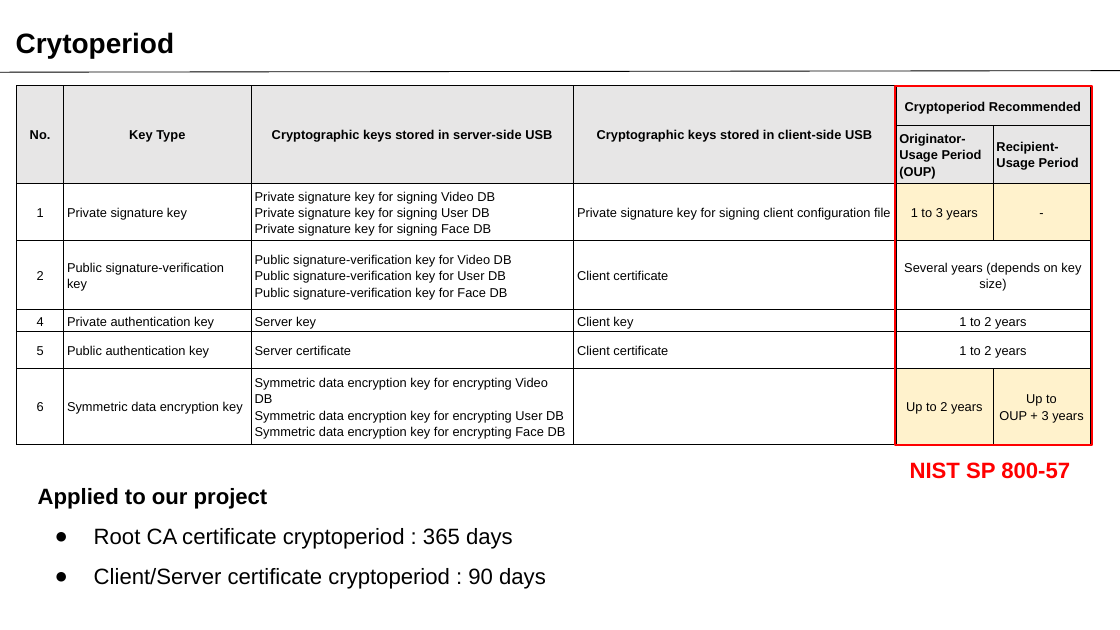
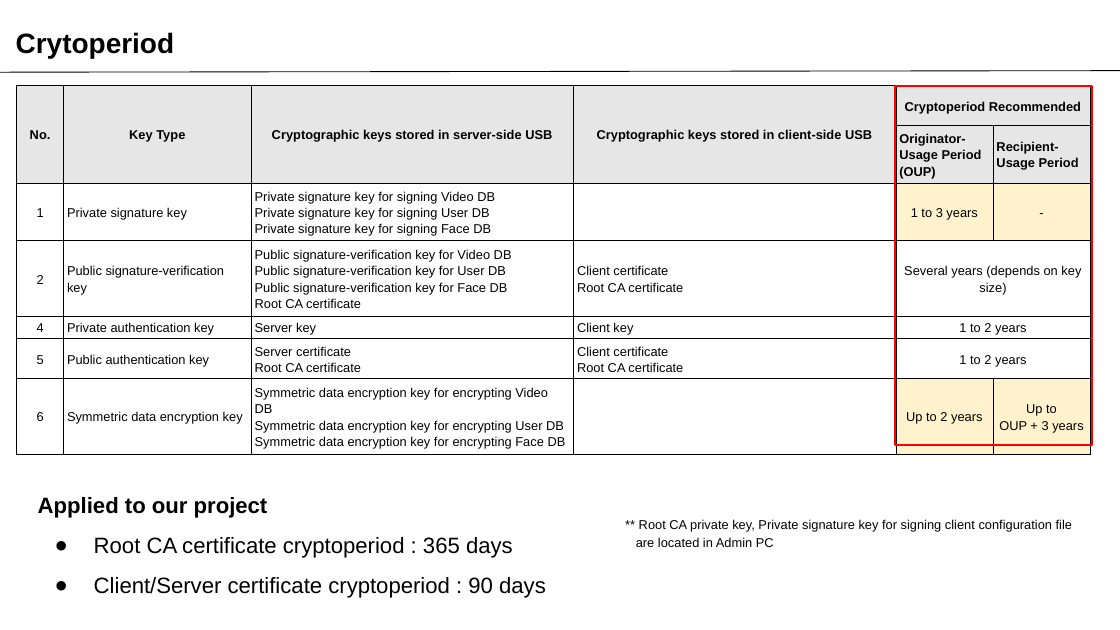
Before and after one commit to SWSS2021Team3/ProjectDocuments, a slide deck: slide 21 of Team3_Phase1_Presentation.pptx. Drawn at 1120x630 pixels with LibreOffice and Linux fonts; fonts in the diff are those of the drawing. Boxes give left, top, right and bottom in pixels: in the first picture for what was removed or moved away, otherwise in the second. Text is boxed around its words. In the diff, an @@ line names an element or a change of style, - is before the commit and + after.

Commit message:
project documents

```diff
--- a/Team3_Phase1_Presentation.pptx
+++ b/Team3_Phase1_Presentation.pptx
@@ table at [17,86,1091,453] @@
-row 3, column 4: Private signature key for signing client configuration file
+row 3, column 4: 
-row 4, column 3: Public signature-verification key for Video DB / Public signature-verification key for User DB / Public signature-verification key for Face DB
+row 4, column 3: Public signature-verification key for Video DB / Public signature-verification key for User DB / Public signature-verification key for Face DB / Root CA certificate
-row 4, column 4: Client certificate
+row 4, column 4: Client certificate / Root CA certificate
-row 6, column 3: Server certificate
+row 6, column 3: Server certificate / Root CA certificate
-row 6, column 4: Client certificate
+row 6, column 4: Client certificate / Root CA certificate
@@ text "Applied to our project": place and size @@
-text "Applied to our project" at [38,488,546,589]
+text "Applied to our project" at [38,497,546,598]
@@ text removed at [910,462,1070,479] @@
-NIST SP 800-57
@@ text added at [636,519,1072,547], 11 pt, text #000000 @@
+** Root CA private key, Private signature key for signing client configuration file
+are located in Admin PC
```
Also in this commit, not shown: 5 other slides changed, 12 other files.
